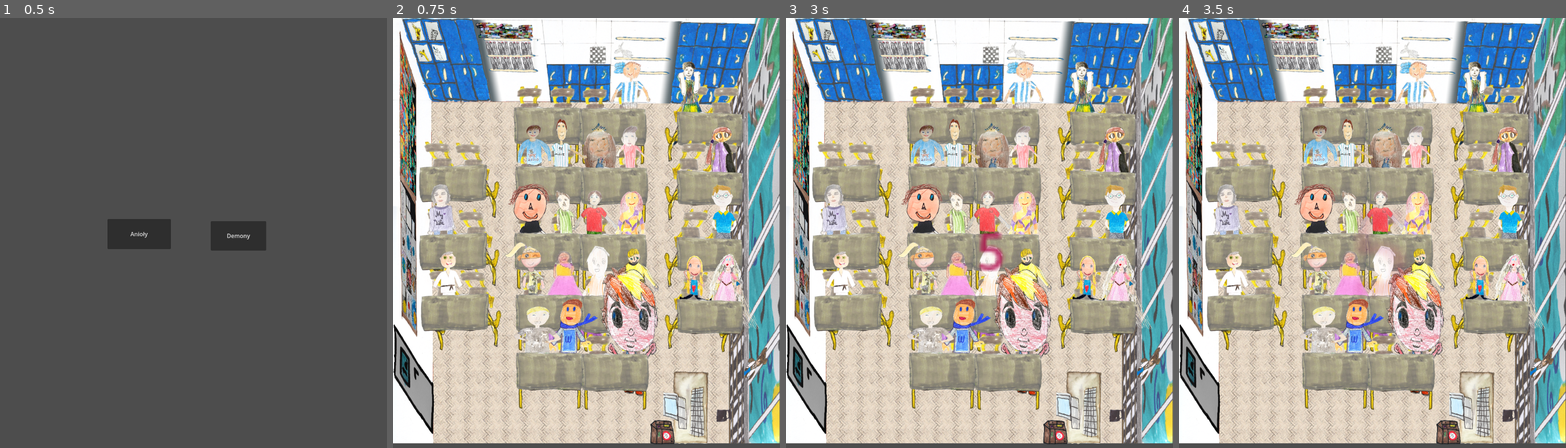
Above: before the commit, frames 1-4 (left to right).
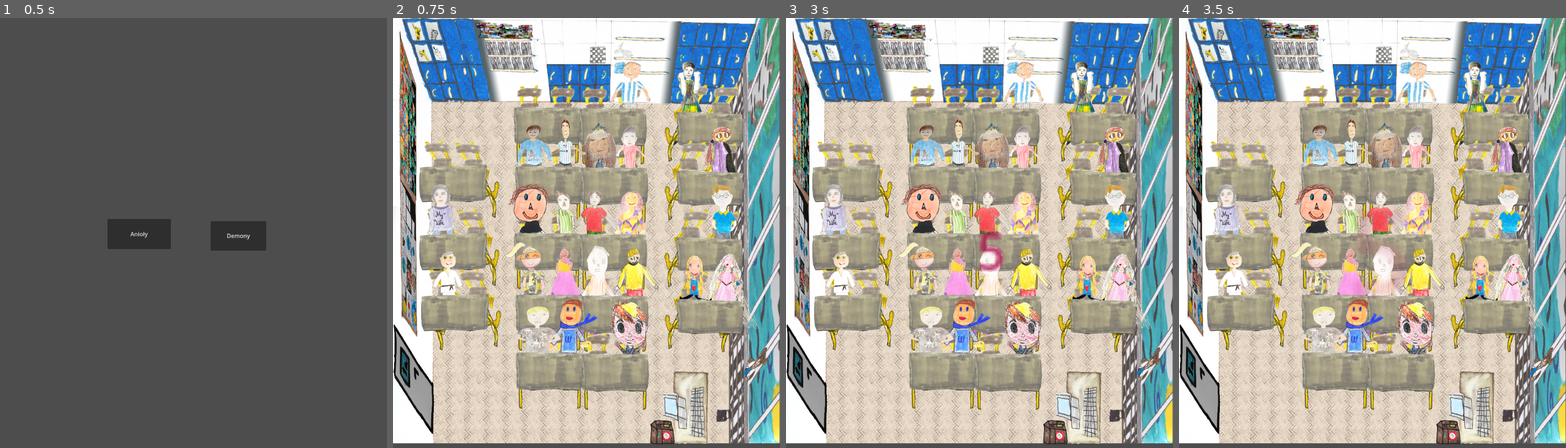
Above: after the commit, the same moments.

Repository: Whyshchuck/Laurka-2026
Game: Godot game, scene res://mode_selection.tscn
Same seed, same stepped clock (60 frames per second), same inputs: the game is played once before the commit and once after it.
Inputs (mouse positions are in pixels of both pictures, inside the frame that each line leads up to):
- Up to frame 1 (0.5 s): no input
- Up to frame 2 (0.75 s): click "Anioły" at 0.5 s
- Up to frame 3 (3 s): tap Enter at 1.25 s; move the mouse to (1064, 211) at 1.27 s; tap 0 at 1.35 s; click (1064, 211) at 1.42 s; click "Zagraj ponownie" at 2 s; click "Demony" at 2.75 s
- Up to frame 4 (3.5 s): no input

Frame 1 is identical in both runs. In frame 2, 2.8% of the frame differs, in the area x 38-69%, y 23-88%; in frame 3, 2.8%; in frame 4, 2.8%.

Commit message:
avoid multiple pupils talking after one click

Diff:
--- a/classroom.gd
+++ b/classroom.gd
@@ -36,6 +36,28 @@
 	if game_started and moving_count == 0:
 		Global.go_to_final_scene()
 
+
+	if not (event is InputEventMouseButton and event.pressed):
+		return
+
+	var mouse_pos = get_global_mouse_position()
+	var clicked_characters := []
+
+	for node in $Pupils.get_children():
+		if node is CharacterBody2D and node.texture_rect.get_global_rect().has_point(mouse_pos):
+			clicked_characters.append(node)
+
+	if clicked_characters.is_empty():
+		return
+
+	# Sortuj po z_index malejąco (czyli najwyższy na początku)
+	clicked_characters.sort_custom(func(a, b): return a.position.y > b.position.y)
+	print(clicked_characters)
+	var top_character = clicked_characters[0]
+
+	top_character.on_click()
+
+
 func activate_pupils():
 	status_timer.start()
 
--- a/classroom.tscn
+++ b/classroom.tscn
@@ -39,6 +39,7 @@
 [ext_resource type="AudioStream" uid="uid://bxjrqikdfk26b" path="res://audio/wiktor.mp3" id="20_wnmoq"]
 [ext_resource type="AudioStream" uid="uid://bhb67wkibgbfl" path="res://audio/julek.mp3" id="22_fl1xt"]
 [ext_resource type="AudioStream" uid="uid://varwfidqqmo6" path="res://audio/milosz.mp3" id="23_1j5ya"]
+[ext_resource type="AudioStream" uid="uid://der8hy4pneu48" path="res://audio/michal_k.mp3" id="24_j8bve"]
 [ext_resource type="AudioStream" uid="uid://dhvgfg5d4vca1" path="res://audio/michal_a.mp3" id="24_jbgm4"]
 [ext_resource type="AudioStream" uid="uid://bgicqsihgsp4g" path="res://audio/jasiek.mp3" id="25_fslkb"]
 [ext_resource type="Texture2D" uid="uid://djlsdcustbcvq" path="res://sprites/anabiya.png" id="25_qiocc"]
@@ -55,6 +56,7 @@
 [ext_resource type="PackedScene" uid="uid://bx3shxyyv5dbd" path="res://chair_left.tscn" id="40_onxaf"]
 [ext_resource type="AudioStream" uid="uid://bu0teu0p8y3sd" path="res://audio/abrish.mp3" id="41_dtuxj"]
 [ext_resource type="PackedScene" uid="uid://dfccb6pthyp8h" path="res://chair_center.tscn" id="42_t5pko"]
+[ext_resource type="AudioStream" uid="uid://bwcgmnjfl4e22" path="res://audio/szymon.mp3" id="45_jbgm4"]
 
 [sub_resource type="NavigationPolygon" id="NavigationPolygon_0hcv4"]
 vertices = PackedVector2Array(644.68, 530.883, 591.773, 530.883, 586.797, 530.563, 617.156, 529.961, 677.953, 529.961,  …(6517 unchanged characters)…
@@ -280,14 +282,17 @@
 
 [node name="TextureRect" type="TextureRect" parent="Pupils/Michał"]
 z_as_relative = false
-offset_left = -81.0
-offset_top = -215.0
-offset_right = 212.0
-offset_bottom = 200.0
-scale = Vector2(0.503659, 0.543203)
+offset_left = -55.0
+offset_top = -213.0
+offset_right = 238.0
+offset_bottom = 202.0
+scale = Vector2(0.405063, 0.486655)
 texture = ExtResource("11_1h0yc")
 expand_mode = 1
 metadata/_edit_use_anchors_ = true
+
+[node name="AudioStreamPlayer" type="AudioStreamPlayer" parent="Pupils/Michał"]
+stream = ExtResource("24_j8bve")
 
 [node name="MichałA" parent="Pupils" instance=ExtResource("6_6e7js")]
 position = Vector2(667, 821)
@@ -423,17 +428,17 @@
 stream = ExtResource("36_5qgbj")
 
 [node name="Anabiya" parent="Pupils" instance=ExtResource("6_6e7js")]
-position = Vector2(468, 829)
+position = Vector2(477, 821)
 collision_layer = 1
 collision_mask = 2
 
 [node name="TextureRect" type="TextureRect" parent="Pupils/Anabiya"]
 z_as_relative = false
-offset_left = -68.0
-offset_top = -210.0
-offset_right = 225.0
-offset_bottom = 205.0
-scale = Vector2(0.643457, 0.618631)
+offset_left = -62.0
+offset_top = -212.0
+offset_right = 231.0
+offset_bottom = 203.0
+scale = Vector2(0.518751, 0.605768)
 texture = ExtResource("25_qiocc")
 expand_mode = 1
 metadata/_edit_use_anchors_ = true
@@ -495,6 +500,9 @@
 expand_mode = 1
 metadata/_edit_use_anchors_ = true
 
+[node name="AudioStreamPlayer" type="AudioStreamPlayer" parent="Pupils/Szymon"]
+stream = ExtResource("45_jbgm4")
+
 [node name="Miłosz" parent="Pupils" instance=ExtResource("6_6e7js")]
 position = Vector2(656, 971)
 collision_layer = 1
@@ -502,12 +510,12 @@
 
 [node name="TextureRect" type="TextureRect" parent="Pupils/Miłosz"]
 z_as_relative = false
-offset_left = -92.0
-offset_top = -304.0
-offset_right = 201.0
-offset_bottom = 111.0
+offset_left = -62.0
+offset_top = -208.0
+offset_right = 231.0
+offset_bottom = 207.0
 rotation = -0.0604706
-scale = Vector2(0.552343, 0.907849)
+scale = Vector2(0.366435, 0.484321)
 texture = ExtResource("10_v6oqn")
 expand_mode = 1
 metadata/_edit_use_anchors_ = true
--- a/pupil.gd
+++ b/pupil.gd
@@ -45,15 +45,19 @@
 	var mouse_pos: Vector2 = get_global_mouse_position()
 	if texture_rect.get_global_rect().has_point(mouse_pos):
 		match Global.current_mode:
-			Global.GameMode.EASY:
-				if $AudioStreamPlayer:
-					$AudioStreamPlayer.play()
-
 			Global.GameMode.HARD:
 				if character_state == CharacterState.RESPAWNING:
 					cancel_respawn()
 				else:
 					return_to_start()
+
+func on_click():
+	match Global.current_mode:
+		Global.GameMode.EASY:
+			if $AudioStreamPlayer:
+				$AudioStreamPlayer.play()
+
+
 
 func _physics_process(delta):
 	if character_state in [CharacterState.READY, CharacterState.RESPAWNING]:
Not shown: 1 places in classroom.tscn that only renumber resources
